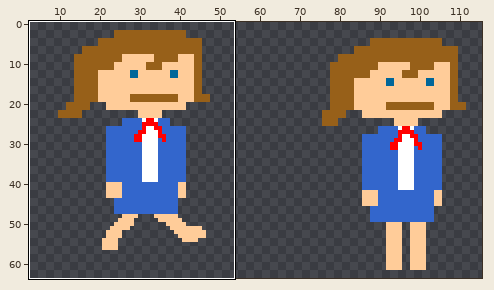
One commit to this sprite sheet: assets/images/FemaleWalkCycle2spritesheet.png. Above, an overview of the earlier version with the close-up marked.
Close-up. As it was:
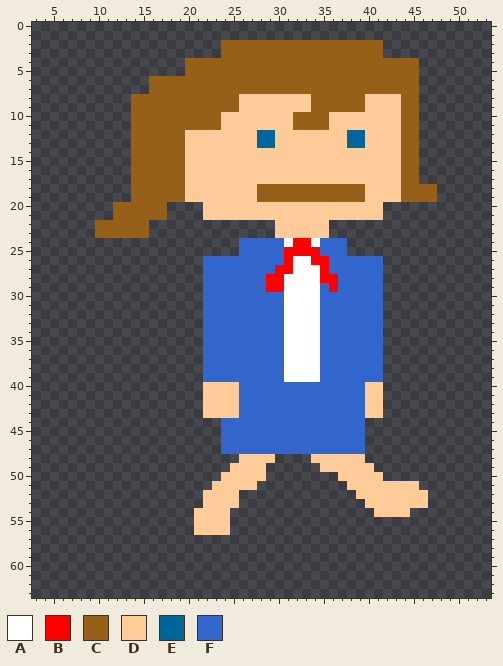
The file is 128x64 pixels. Shown: x 3..53, y 0..63. The wide view leaves out empty margins. The commit also changed other parts of the picture, which this record leaves out.
Palette (. is transparent): A #ffffff  B #ff0000  C #976019  D #ffcc99  E #006699  F #3366cc
Pixels before (only the part around the change), first column x 3:
 0 ...................................................
 1 ...................................................
 2 .....................CCCCCCCCCCCCCCCCCC............
 3 .....................CCCCCCCCCCCCCCCCCC............
 4 .................CCCCCCCCCCCCCCCCCCCCCCCCCC........
 5 .................CCCCCCCCCCCCCCCCCCCCCCCCCC........
 6 .............CCCCCCCCCCCCCCCCCCCCCCCCCCCCCC........
 7 .............CCCCCCCCCCCCCCCCCCCCCCCCCCCCCC........
 8 ...........CCCCCCCCCCCCDDDDDDDDCCCCCCDDDDCC........
 9 ...........CCCCCCCCCCCCDDDDDDDDCCCCCCDDDDCC........
10 ...........CCCCCCCCCCDDDDDDDDCCCCDDDDDDDDCC........
11 ...........CCCCCCCCCCDDDDDDDDCCCCDDDDDDDDCC........
12 ...........CCCCCCDDDDDDDDEEDDDDDDDDEEDDDDCC........
13 ...........CCCCCCDDDDDDDDEEDDDDDDDDEEDDDDCC........
14 ...........CCCCCCDDDDDDDDDDDDDDDDDDDDDDDDCC........
15 ...........CCCCCCDDDDDDDDDDDDDDDDDDDDDDDDCC........
16 ...........CCCCCCDDDDDDDDDDDDDDDDDDDDDDDDCC........
17 ...........CCCCCCDDDDDDDDDDDDDDDDDDDDDDDDCC........
18 ...........CCCCCCDDDDDDDDCCCCCCCCCCCCDDDDCCCC......
19 ...........CCCCCCDDDDDDDDCCCCCCCCCCCCDDDDCCCC......
20 .........CCCCCC....DDDDDDDDDDDDDDDDDDDD............
21 .........CCCCCC....DDDDDDDDDDDDDDDDDDDD............
22 .......CCCCCC..............DDDDDD..................
23 .......CCCCCC..............DDDDDD..................
24 .......................FFFFFABBAFFF................
25 .......................FFFFFBBBBFFF................
26 ...................FFFFFFFFFBAABBFFFFFF............
27 ...................FFFFFFFFBBAAABFFFFFF............
28 ...................FFFFFFFBBAAAABBFFFFF............
29 ...................FFFFFFFBBAAAAFBFFFFF............
30 ...................FFFFFFFFFAAAAFFFFFFF............
31 ...................FFFFFFFFFAAAAFFFFFFF............
32 ...................FFFFFFFFFAAAAFFFFFFF............
33 ...................FFFFFFFFFAAAAFFFFFFF............
34 ...................FFFFFFFFFAAAAFFFFFFF............
35 ...................FFFFFFFFFAAAAFFFFFFF............
36 ...................FFFFFFFFFAAAAFFFFFFF............
37 ...................FFFFFFFFFAAAAFFFFFFF............
38 ...................FFFFFFFFFAAAAFFFFFFF............
39 ...................FFFFFFFFFAAAAFFFFFFF............
40 ...................DDDDFFFFFFFFFFFFFFDD............
41 ...................DDDDFFFFFFFFFFFFFFDD............
42 ...................DDDDFFFFFFFFFFFFFFDD............
43 ...................DDDDFFFFFFFFFFFFFFDD............
44 .....................FFFFFFFFFFFFFFFF..............
45 .....................FFFFFFFFFFFFFFFF..............
46 .....................FFFFFFFFFFFFFFFF..............
47 .....................FFFFFFFFFFFFFFFF..............
48 .......................DDDD....DDDDDD..............
49 ......................DDDD......DDDDDD.............
50 .....................DDDDD........DDDDD............
51 ....................DDDDD..........DDDDDDDD........
52 ...................DDDD.............DDDDDDDD.......
53 ...................DDDD..............DDDDDDD.......
54 ..................DDDD................DDDD.........
55 ..................DDDD.............................
56 ..................DDDD.............................
57 ...................................................
58 ...................................................
59 ...................................................
60 ...................................................
61 ...................................................
62 ...................................................
63 ...................................................
After the commit:
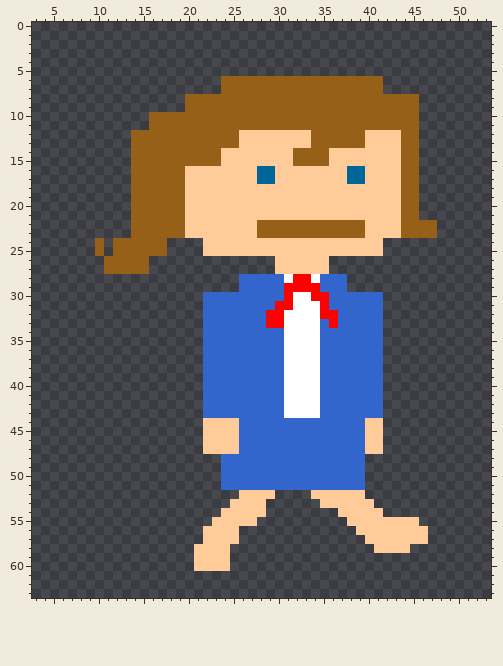
Changes in this commit:
y 2..3: x 24..41 CCCCCCCCCCCCCCCCCC -> ..................
y 4..5: x 20..45 CCCCCCCCCCCCCCCCCCCCCCCCCC -> ..........................
y 6..7: x 16..23 CCCCCCCC -> ........; x 42..45 CCCC -> ....
y 8..9: x 14..19 CCCCCC -> ......; x 26..33 DDDDDDDD -> CCCCCCCC; x 40..43 DDDD -> CCCC
y 10..11: x 14..15 CC -> ..; x 24..31 DDDDDDDD -> CCCCCCCC; x 36..43 DDDDDDDD -> CCCCCCCC
y 12..13: x 20..25 DDDDDD -> CCCCCC; x 28..29 EE -> DD; x 34..39 DDDDEE -> CCCCCC
y 14..15: x 20..23 DDDD -> CCCC; x 32..35 DDDD -> CCCC
y 16..17: x 28..29 DD -> EE; x 38..39 DD -> EE
y 18..19: x 28..39 CCCCCCCCCCCC -> DDDDDDDDDDDD; x 46..47 CC -> ..
y 20..21: x 12..13 CC -> ..; x 18..21 .... -> CCDD; x 42..45 .... -> DDCC
y 22..23: x 10..13 CCCC -> ....; x 16..47 ..............DDDDDD............ -> CCCCDDDDDDDDCCCCCCCCCCCCDDDDCCCC
y 24: x 10 . -> C; x 12..17 ...... -> CCCCCC; x 22..41 ....FFFFFABBAFFF.... -> DDDDDDDDDDDDDDDDDDDD
y 25: x 10 . -> C; x 12..17 ...... -> CCCCCC; x 22..41 ....FFFFFBBBBFFF.... -> DDDDDDDDDDDDDDDDDDDD
y 26: x 11..15 ..... -> CCCCC; x 22..41 FFFFFFFFFBAABBFFFFFF -> ........DDDDDD......
y 27: x 11..15 ..... -> CCCCC; x 22..41 FFFFFFFFBBAAABFFFFFF -> ........DDDDDD......
y 28: x 22..25 FFFF -> ....; x 29..30 BB -> FF; x 32..33 AA -> BB; x 35..36 BB -> FF; x 38..41 FFFF -> ....
y 29: x 22..25 FFFF -> ....; x 29..34 BBAAAA -> FFBBBB; x 36 B -> F; x 38..41 FFFF -> ....
y 30: x 31 A -> B; x 34..35 AF -> BB
y 31: x 30..31 FA -> BB; x 35 F -> B
y 32: x 29..30 FF -> BB; x 35..36 FF -> BB
y 33: x 29..30 FF -> BB; x 36 F -> B
y 40..43: x 22..25 DDDD -> FFFF; x 31..34 FFFF -> AAAA; x 40..41 DD -> FF
y 44..47: x 22..25 ..FF -> DDDD; x 40..41 .. -> DD
y 48: x 24..39 ..DDDD....DDDDDD -> FFFFFFFFFFFFFFFF
y 49: x 24..40 .DDDD......DDDDDD -> FFFFFFFFFFFFFFFF.
y 50: x 24..41 DDDDD........DDDDD -> FFFFFFFFFFFFFFFF..
y 51: x 23..45 DDDDD..........DDDDDDDD -> .FFFFFFFFFFFFFFFF......
y 52: x 22..29 DDDD.... -> ....DDDD; x 34..38 ..... -> DDDDD; x 40..46 DDDDDDD -> .......
y 53: x 22..24 DDD -> ...; x 26..28 ... -> DDD; x 35..39 ..... -> DDDDD; x 41..46 DDDDDD -> ......
y 54: x 21..23 DDD -> ...; x 25..28 .... -> DDDD; x 37..40 .... -> DDDD; x 42..44 DDD -> ...
y 55: x 21..22 DD -> ..; x 25..27 ... -> DDD; x 38..45 ........ -> DDDDDDDD
y 56: x 21 D -> .; x 25 . -> D; x 39..46 ........ -> DDDDDDDD
y 57: x 22..25 .... -> DDDD; x 40..46 ....... -> DDDDDDD
y 58: x 21..24 .... -> DDDD; x 41..44 .... -> DDDD
y 59..60: x 21..24 .... -> DDDD
